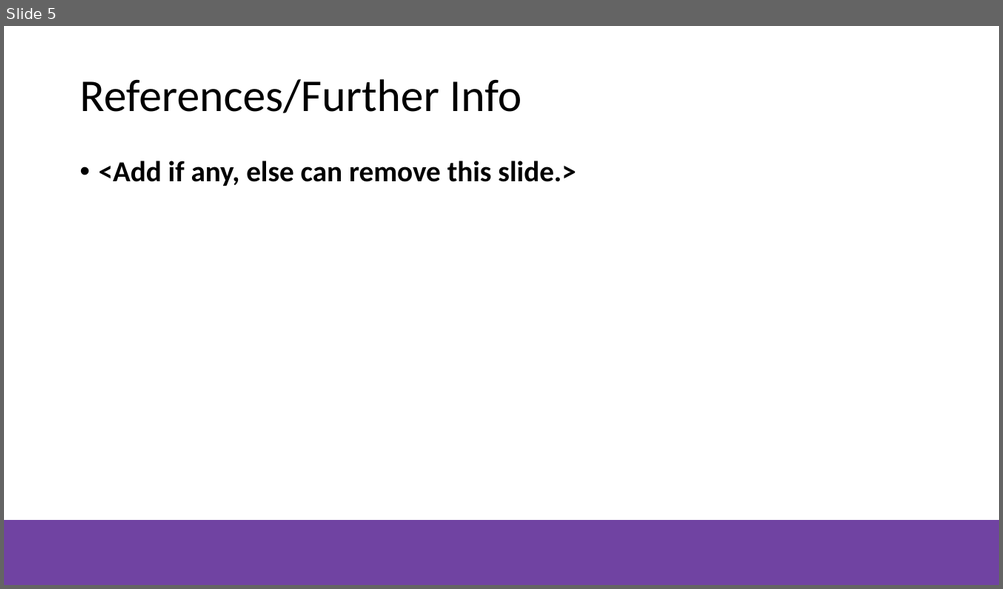
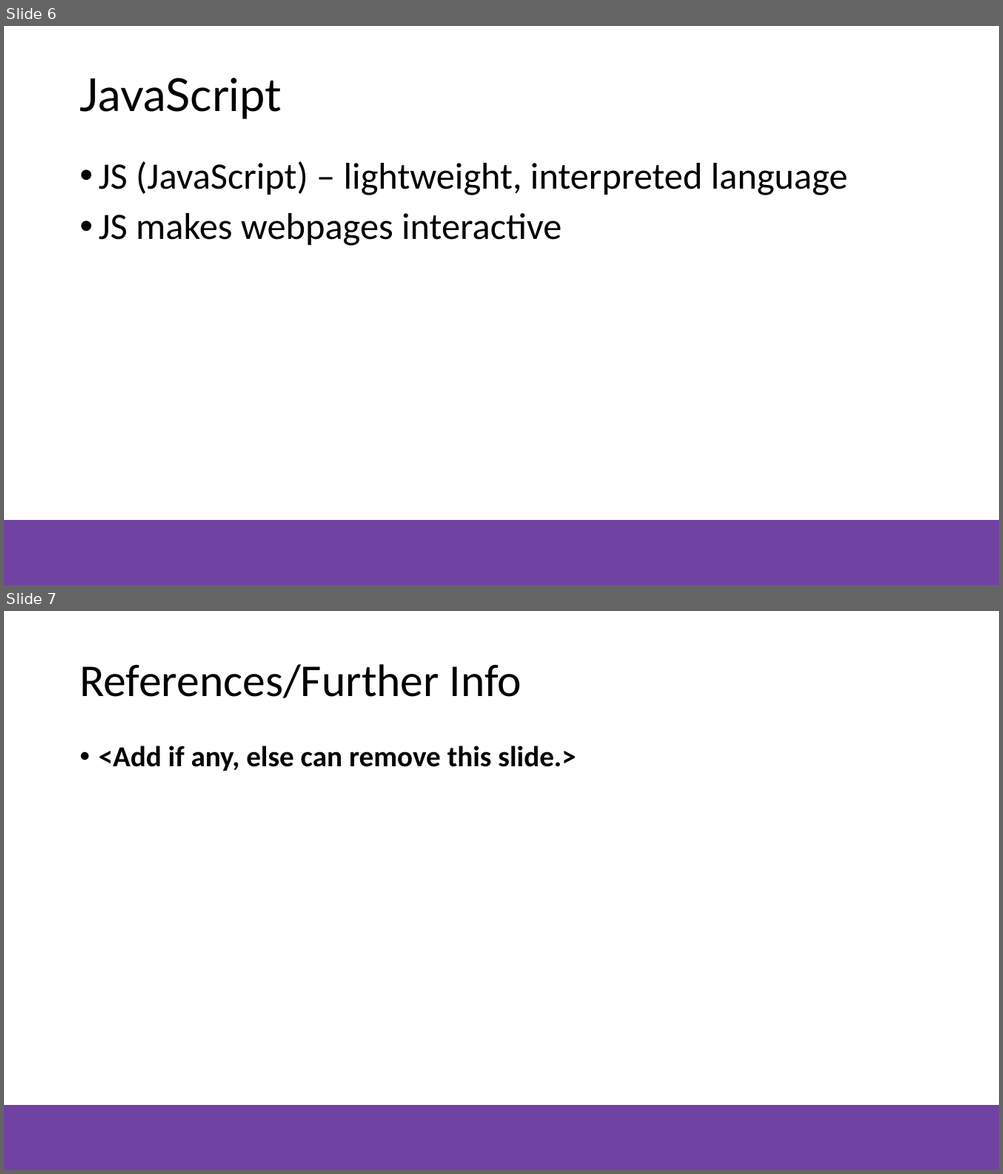
Before and after one commit to NZMSA/2021-introduction-to-general-software-development, a slide deck: html-css-javascript/MSA-Presentation-template.pptx. Shown one above the other, each under a label of ours: slide 5 before the commit, slides 6 and 7 after it. The pictures are 1003x589 and 1003x1174 pixels, drawn with LibreOffice and Linux fonts; fonts in the diff are those of the drawing; background and template pictures are left out. Boxes give left, top, right and bottom in pixels: in the first picture for what was removed or moved away, otherwise in the second. Text is boxed around its words. In the diff, an @@ line names an element or a change of style, - is before the commit and + after.

Commit message:
Update presentation and add JS

```diff
--- a/html-css-javascript/MSA-Presentation-template.pptx
+++ b/html-css-javascript/MSA-Presentation-template.pptx
@@ slide 6 added at bbox=[4, 26, 999, 585], background #FFFFFF; not listed: 1 template element that a slide beside it also shows @@
@@ title added at bbox=[79, 78, 281, 119], 44 pt, text #000000 @@
+JavaScript
@@ text added at bbox=[99, 161, 848, 246], 36 pt, text #000000 @@
+• JS (JavaScript) – lightweight, interpreted language
+• JS makes webpages interactive
@@ what was slide 5 is now slide 7 @@
```
Also in this commit, not shown: 2 slides changed, 3 other slides added, 2 slides removed, 3 other files.
